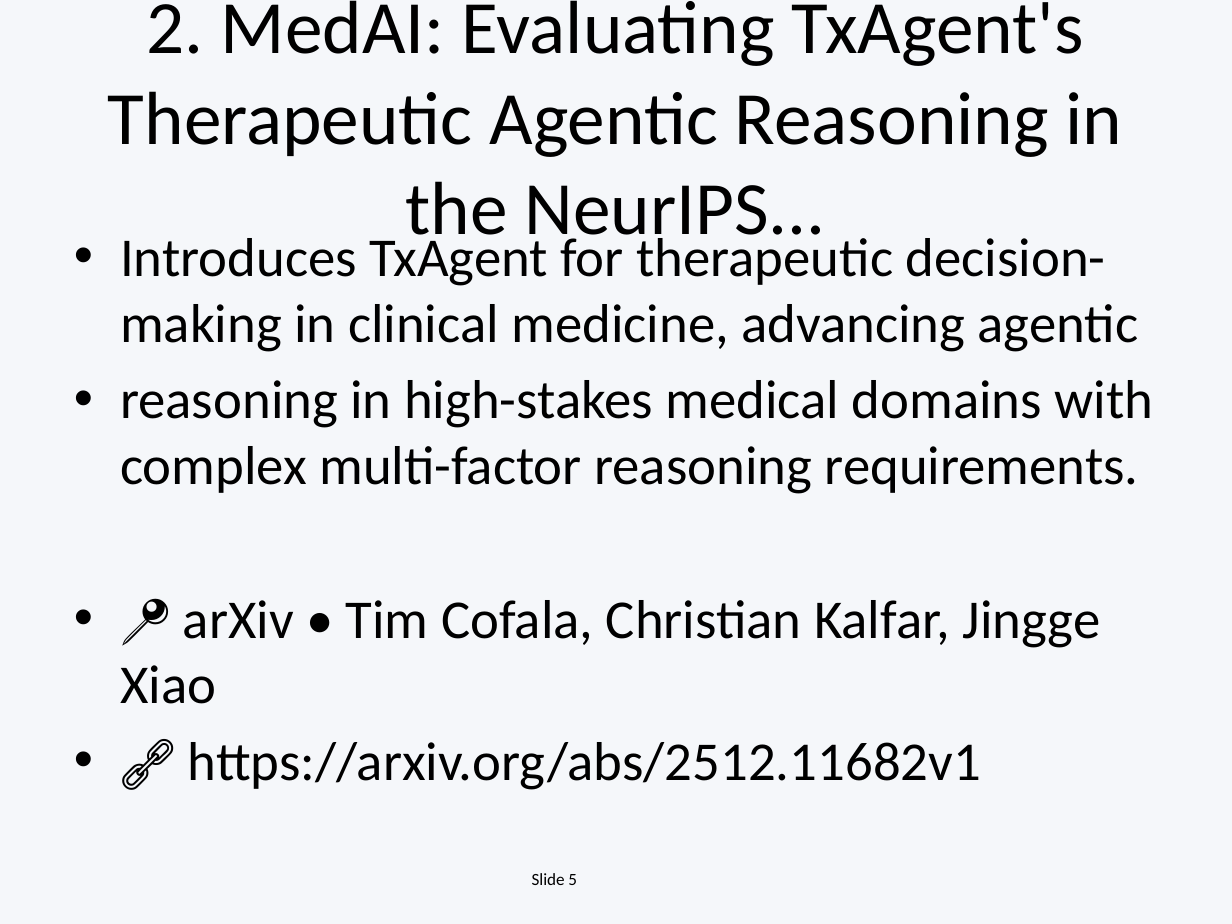
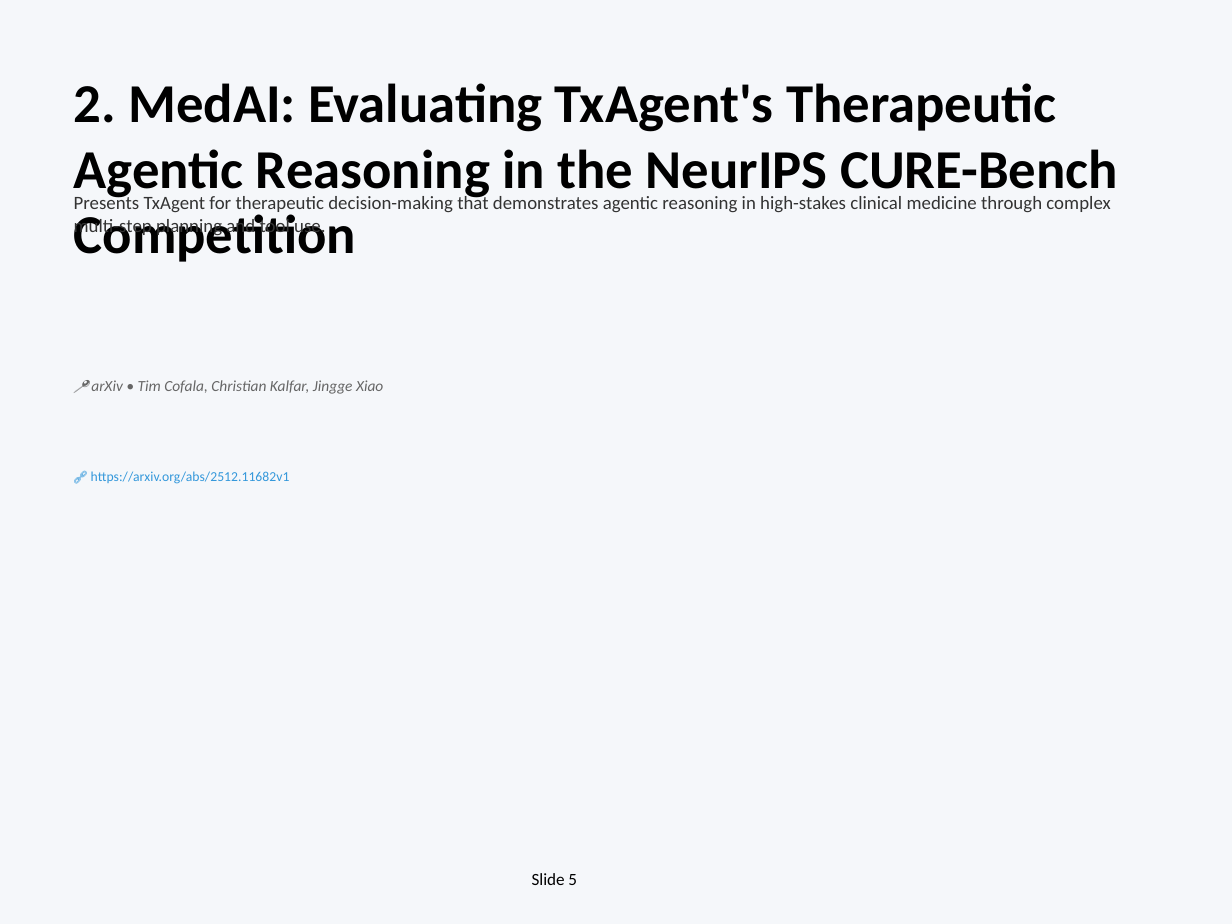
Before and after one commit to EiriniOr/ai-weekly-digest, a slide deck: slide 5 of AI_Weekly_2025-12-15.pptx. Drawn at 1232x924 pixels with LibreOffice and Linux fonts; fonts in the diff are those of the drawing. Boxes give left, top, right and bottom in pixels: in the first picture for what was removed or moved away, otherwise in the second. Text is boxed around its words. In the diff, an @@ line names an element or a change of style, - is before the commit and + after.

```diff
--- a/AI_Weekly_2025-12-15.pptx
+++ b/AI_Weekly_2025-12-15.pptx
@@ text "2. MedAI: Evaluating TxAgent's Therapeutic ..." at <box>74,83,1118,262</box>: vertical alignment middle to top @@
@@ text at <box>74,83,1118,262</box>: text changed; size 44 to 32 pt; bold on @@
-2. MedAI: Evaluating TxAgent's Therapeutic Agentic Reasoning in the NeurIPS...
+2. MedAI: Evaluating TxAgent's Therapeutic Agentic Reasoning in the NeurIPS CURE-Bench Competition
@@ text added at <box>74,194,1110,237</box>, 11 pt, text #333333 @@
+Presents TxAgent for therapeutic decision-making that demonstrates agentic reasoning in high-stakes clinical medicine through complex multi-step planning and tool use.
@@ text removed at <box>120,230,1153,790</box> @@
-• Introduces TxAgent for therapeutic decision-making in clinical medicine, advancing agentic
-• reasoning in high-stakes medical domains with complex multi-factor reasoning requirements.
-• 📍 arXiv • Tim Cofala, Christian Kalfar, Jingge Xiao
-• 🔗 https://arxiv.org/abs/2512.11682v1
@@ text added at <box>91,380,383,394</box>, 9 pt, text #666666, italic @@
+📍 arXiv • Tim Cofala, Christian Kalfar, Jingge Xiao
@@ text added at <box>91,471,290,484</box>, 8 pt, text #3498DB @@
+🔗 https://arxiv.org/abs/2512.11682v1
```
Also in this commit, not shown: 15 other slides changed, 3 slides added, 8 slides removed, 1 other file.
